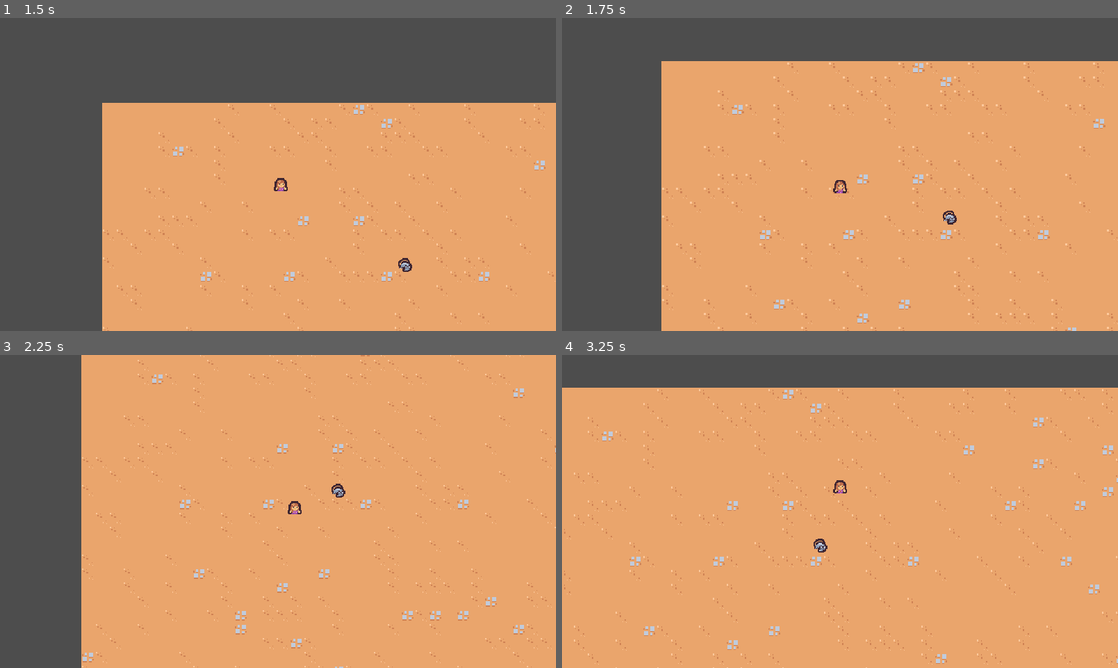
Above: before the commit, frames 1-4 (two rows, left to right).
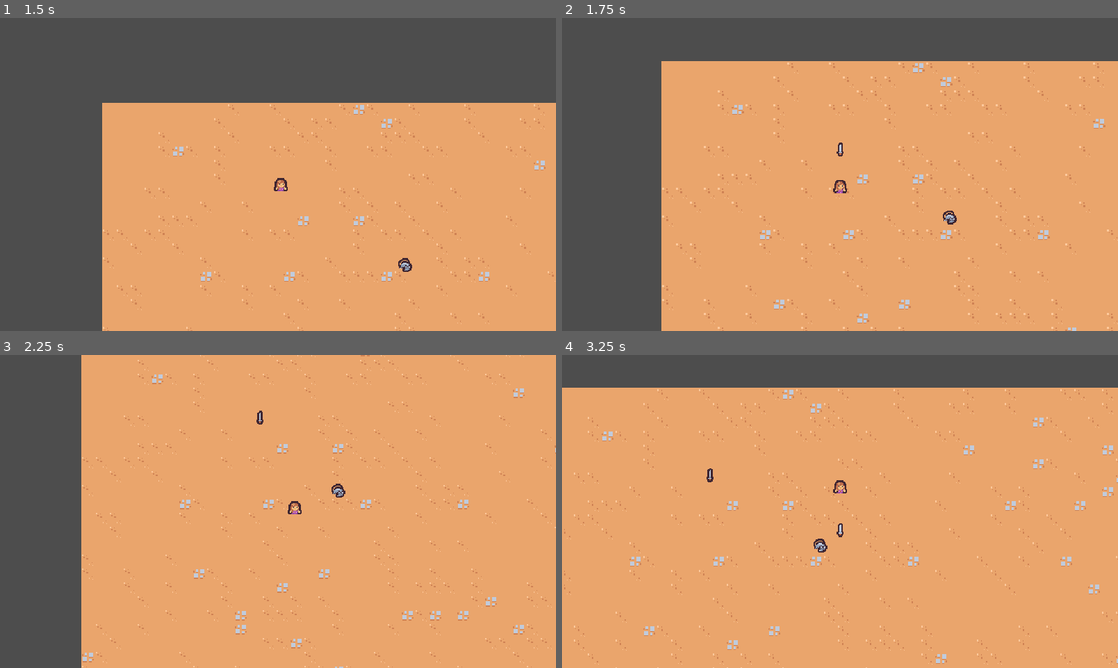
Above: after the commit, the same moments.

Repository: MinSungJe/Godot2DSurvivors
Game: Godot game, scene res://scenes/main/main.tscn
The game is run twice, just before and just after one commit, with the same random seed, the same clock (stepped at 60 frames per second) and the same inputs.
Inputs:
- Up to frame 1 (1.5 s): hold D (move_right) 0.53-1.28 s; hold S (move_down) from 1.28 s (still down)
- Up to frame 2 (1.75 s): keep holding S (move_down)
- Up to frame 3 (2.25 s): release S (move_down) at 2.03 s; hold D (move_right) from 2.03 s (still down)
- Up to frame 4 (3.25 s): release D (move_right) at 2.78 s; hold W (move_up) from 2.78 s (still down)

Frame 1 is identical in both runs. In frame 2, less than 0.1% of the frame differs, in the area x 49-51%, y 39-45%; in frame 3, less than 0.1%; in frame 4, less than 0.1%, in the area x 26-51%, y 36-59%.

Commit message:
첫 ability 추가

Diff:
--- /dev/null
+++ b/scenes/ability/sword_ability/sword_ability.tscn
@@ -0,0 +1,9 @@
+[gd_scene load_steps=2 format=3 uid="uid://mfud1rimg4es"]
+
+[ext_resource type="Texture2D" uid="uid://le4baxxf4j8d" path="res://scenes/ability/sword_ability/sword.png" id="1_g3w7r"]
+
+[node name="SwordAbility" type="Node2D"]
+
+[node name="Sprite2D" type="Sprite2D" parent="."]
+texture = ExtResource("1_g3w7r")
+offset = Vector2(0, -4)
--- /dev/null
+++ b/scenes/ability/sword_ability_controller/sword_ability_controller.gd
@@ -0,0 +1,16 @@
+extends Node
+
+@export var sword_ability: PackedScene
+
+
+func _ready():
+	$Timer.timeout.connect(on_timer_timeout)
+
+
+func on_timer_timeout():
+	var player = get_tree().get_first_node_in_group("player") as CharacterBody2D
+	if not player: return
+
+	var sword_instance = sword_ability.instantiate() as Node2D
+	player.get_parent().add_child(sword_instance)
+	sword_instance.global_position = player.global_position
--- /dev/null
+++ b/scenes/ability/sword_ability_controller/sword_ability_controller.tscn
@@ -0,0 +1,12 @@
+[gd_scene load_steps=3 format=3 uid="uid://c1fikcxrlho1i"]
+
+[ext_resource type="Script" path="res://scenes/ability/sword_ability_controller/sword_ability_controller.gd" id="1_35us1"]
+[ext_resource type="PackedScene" uid="uid://mfud1rimg4es" path="res://scenes/ability/sword_ability/sword_ability.tscn" id="2_kdkmt"]
+
+[node name="SwordAbilityController" type="Node"]
+script = ExtResource("1_35us1")
+sword_ability = ExtResource("2_kdkmt")
+
+[node name="Timer" type="Timer" parent="."]
+wait_time = 1.5
+autostart = true
--- a/scenes/player/player.tscn
+++ b/scenes/player/player.tscn
@@ -1,7 +1,8 @@
-[gd_scene load_steps=4 format=3 uid="uid://cbg11gutnupao"]
+[gd_scene load_steps=5 format=3 uid="uid://cbg11gutnupao"]
 
 [ext_resource type="Texture2D" uid="uid://bbj8dm063u0by" path="res://scenes/player/player.png" id="1_iajoa"]
 [ext_resource type="Script" path="res://scenes/player/player.gd" id="1_rjkby"]
+[ext_resource type="PackedScene" uid="uid://c1fikcxrlho1i" path="res://scenes/ability/sword_ability_controller/sword_ability_controller.tscn" id="2_ea3a1"]
 
 [sub_resource type="CircleShape2D" id="CircleShape2D_6knrq"]
 radius = 5.0
@@ -10,6 +11,10 @@
 collision_layer = 0
 script = ExtResource("1_rjkby")
 
+[node name="AbilityManager" type="Node" parent="."]
+
+[node name="SwordAbilityController" parent="AbilityManager" instance=ExtResource("2_ea3a1")]
+
 [node name="Sprite2D" type="Sprite2D" parent="."]
 texture = ExtResource("1_iajoa")
 offset = Vector2(0, -8)
Binary file added: scenes/ability/sword_ability/sword.png
Not shown, added: scenes/ability/sword_ability/sword.png.import
